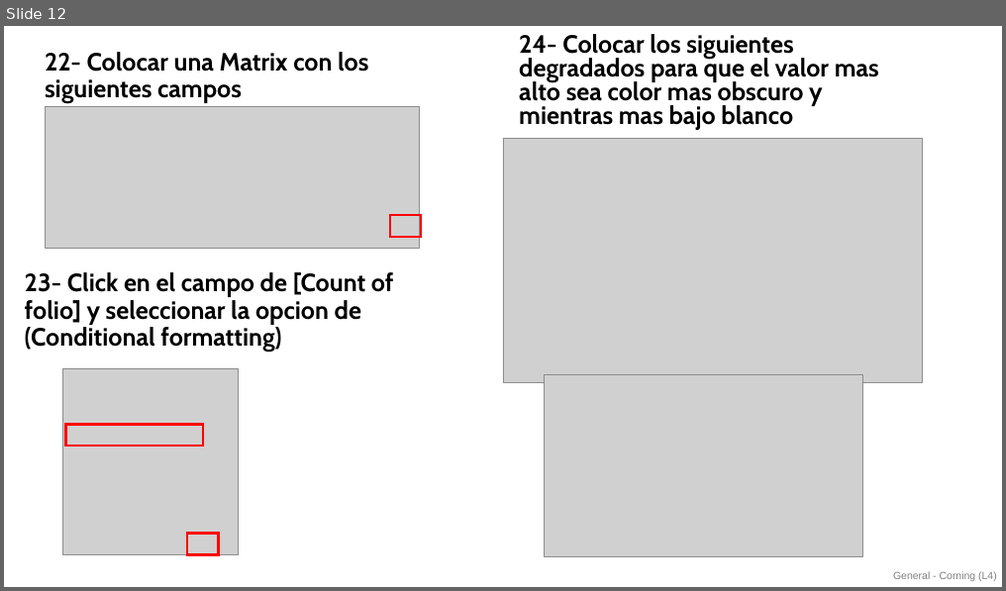
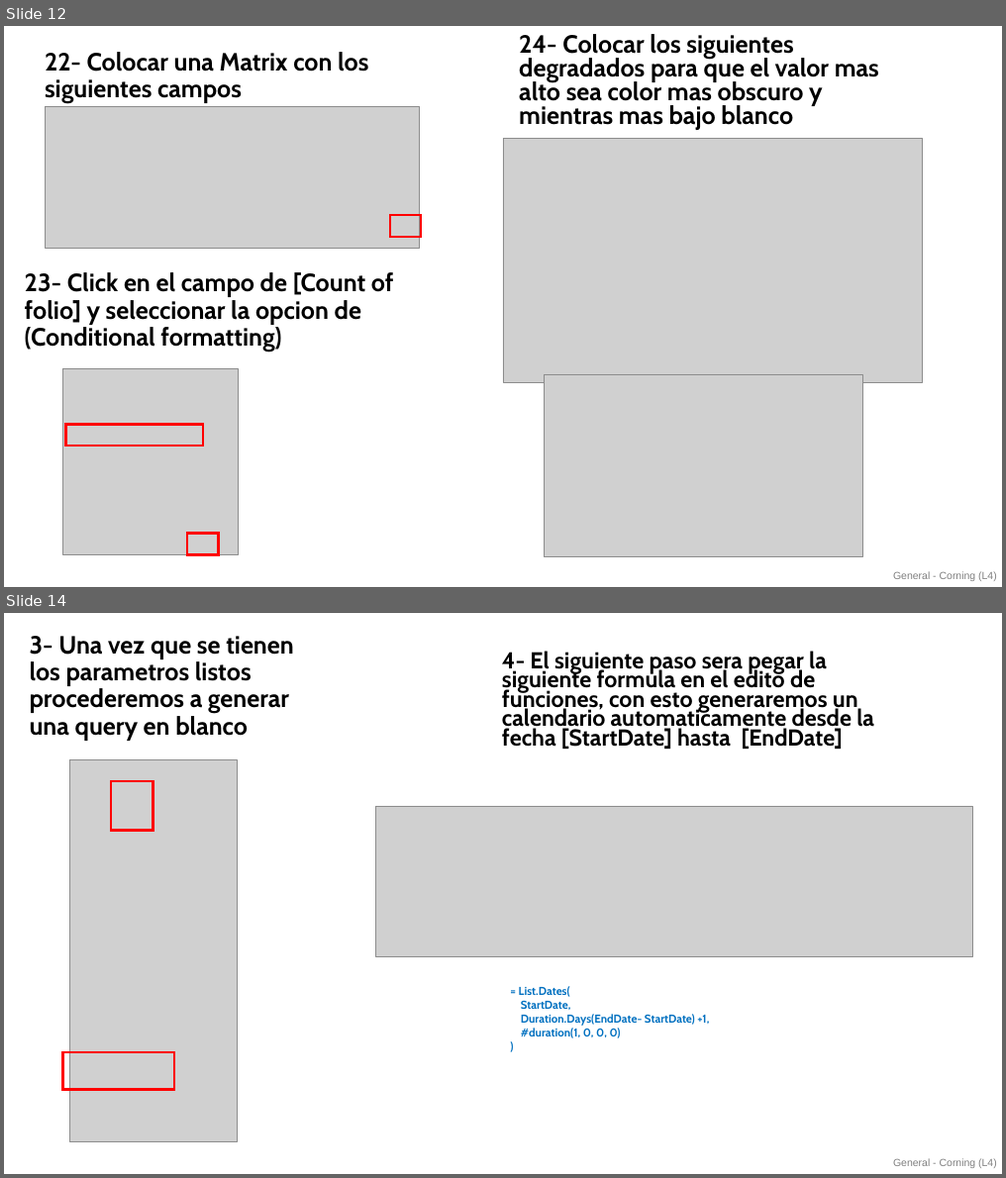
Before and after one commit to EduardoGlzF/PBICourses, a slide deck: Clase7.pptx. Shown one above the other, each under a label of ours: slide 12 before the commit, slides 12 and 14 after it; the slides between them are not shown. The pictures are 1006x591 and 1006x1178 pixels, drawn with LibreOffice and Linux fonts; fonts in the diff are those of the drawing; grey boxes stand for pictures. Boxes give left, top, right and bottom in pixels: in the first picture for what was removed or moved away, otherwise in the second. Text is boxed around its words. In the diff, an @@ line names an element or a change of style, - is before the commit and + after.

```diff
--- a/Clase7.pptx
+++ b/Clase7.pptx
@@ slide 14 added at (4,613,1002,1174), background #FFFFFF; not listed: 1 template element that a slide beside it also shows @@
@@ text added at (30,636,294,741), 24 pt, text #000000, bold @@
+3- Una vez que se tienen los parametros listos procederemos a generar una query en blanco
@@ text added at (502,651,874,750), 22.2 pt, text #000000, bold @@
+4- El siguiente paso sera pegar la siguiente formula en el edito de funciones, con esto generaremos un calendario automaticamente desde la fecha [StartDate] hasta [EndDate]
@@ picture added at (69,761,237,1143) @@
@@ rectangle added at (111,781,152,830), outline #FF0000 2.25 pt @@
@@ picture added at (375,806,972,957) @@
@@ text added at (519,986,709,1039), 11 pt, text #0070C0, bold @@
+= List.Dates(
+StartDate,
+Duration.Days(EndDate- StartDate) +1,
+#duration(1, 0, 0, 0)
+)
@@ rectangle added at (63,1053,174,1090), outline #FF0000 2.25 pt @@
```
Also in this commit, not shown: 1 slide changed, 3 other slides added.
